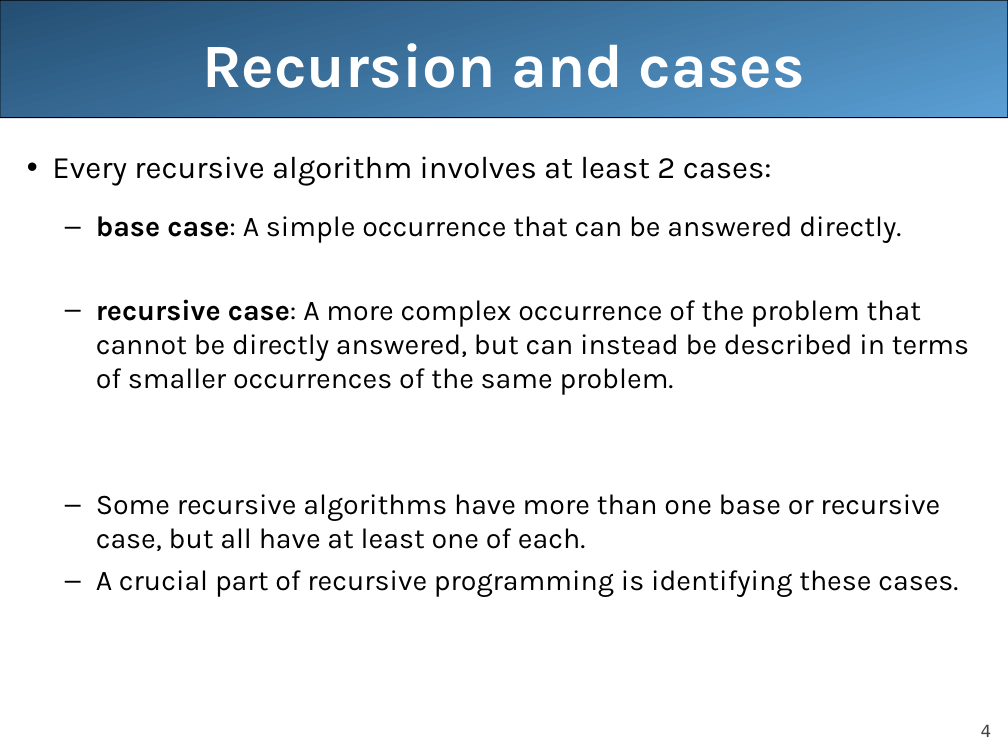
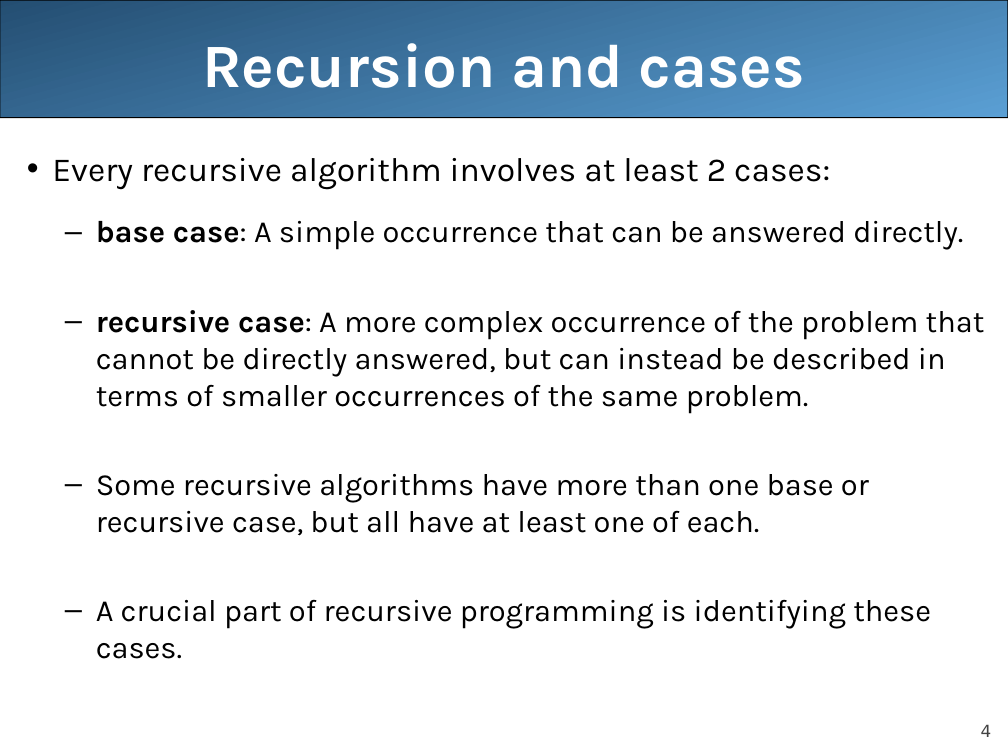
Before and after one commit to LongBaoNguyen/longbaonguyen.github.io, a slide deck: slide 4 of courses/apcsa/lecture23.ppt. Drawn at 1008x756 pixels with LibreOffice and Linux fonts; fonts in the diff are those of the drawing. Boxes give left, top, right and bottom in pixels: in the first picture for what was removed or moved away, otherwise in the second. Text is boxed around its words. In the diff, an @@ line names an element or a change of style, - is before the commit and + after.

```diff
--- a/courses/apcsa/lecture23.ppt
+++ b/courses/apcsa/lecture23.ppt
@@ text "Every recursive algorithm involves at ..." at <box>52,158,985,659</box>: size 22.2 to 24 pt in "Every recursive algorithm involves at least 2 ..."; size 20.4 to 22 pt in "base case: A simple occurrence that can ...", "recursive case: A more complex occurrence of ...", "Some recursive algorithms have more than one ...", "A crucial part of recursive programming is ..." @@
```
Also in this commit, not shown: 3 other slides changed, 6 other files.
